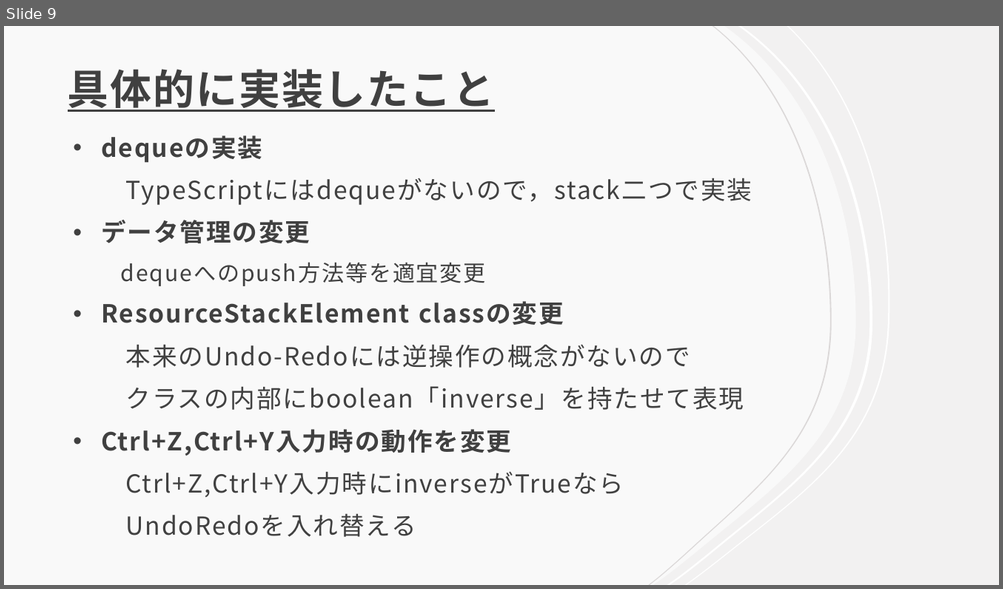
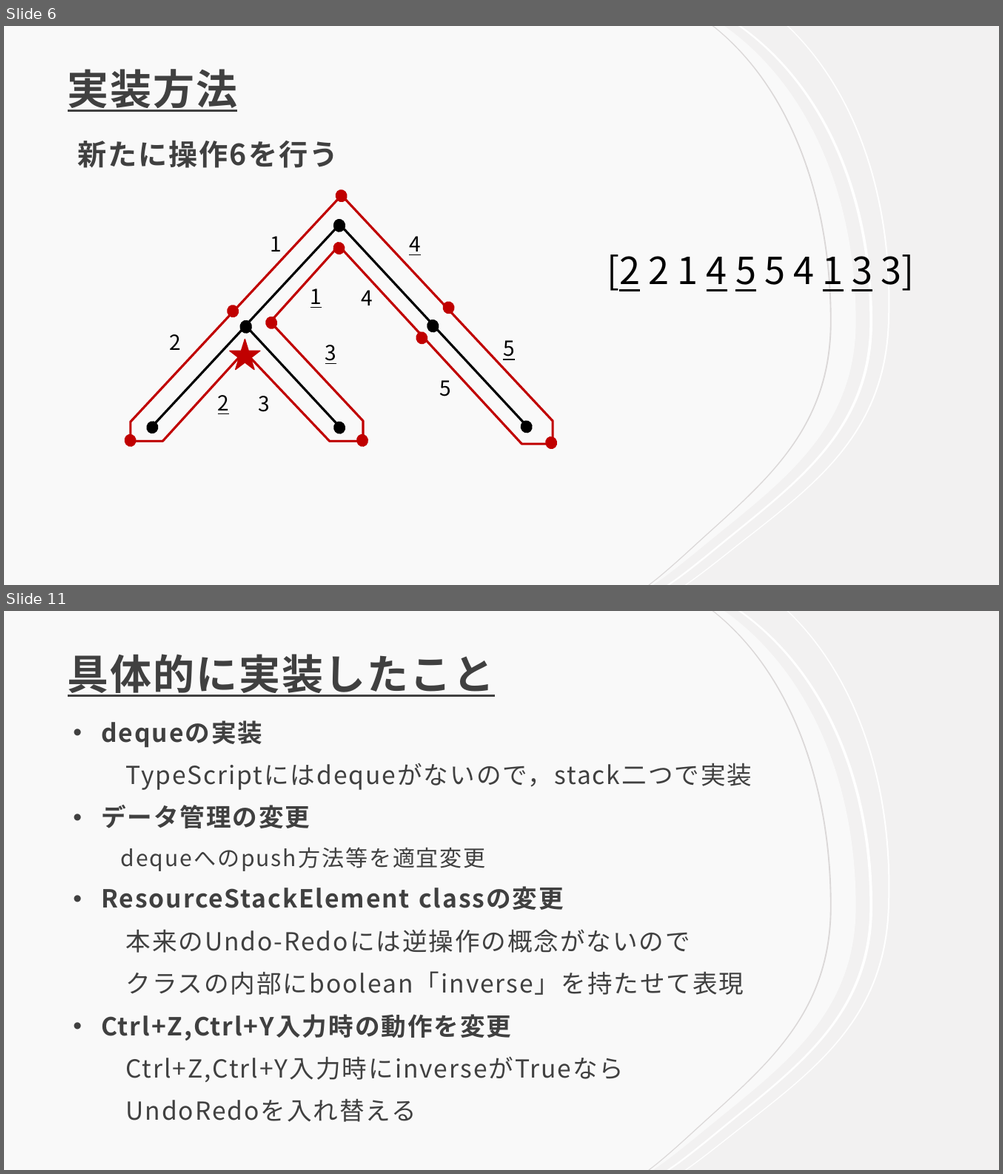
Before and after one commit to Kakeru-Miyazaki/3a_daikibo_public, a slide deck: suigyoza.pptx. Shown one above the other, each under a label of ours: slide 9 before the commit, slides 6 and 11 after it; the slides between them are not shown. The pictures are 1003x589 and 1003x1174 pixels, drawn with LibreOffice and Linux fonts; fonts in the diff are those of the drawing. Boxes give left, top, right and bottom in pixels: in the first picture for what was removed or moved away, otherwise in the second. Text is boxed around its words. In the diff, an @@ line names an element or a change of style, - is before the commit and + after.

```diff
--- a/suigyoza.pptx
+++ b/suigyoza.pptx
@@ slide 6 added at [4, 26, 999, 585], background #F2F1F1 @@
@@ group added at [4, 26, 890, 585]: 4 freeform shapes @@
@@ title added at [68, 69, 237, 112], 40 pt, text #404040, bold, underline @@
+実装方法
@@ text added at [78, 140, 338, 168], 28 pt, text #404040, bold @@
+新たに操作6を行う
@@ text added at [606, 255, 913, 292], 36 pt, text #000000 @@
+[2 2 1 4 5 5 4 1 3 3]
@@ group added at [124, 189, 558, 450]: 19 ellipses, 10 texts, 5 lines, 1 freeform shape, 1 star @@
+1
+1
+2
+3
+4
+5
+2
+4
+5
+3
@@ what was slide 9 is now slide 11 @@
```
Also in this commit, not shown: 3 slides changed, 5 other slides added, 2 slides removed, 1 other file.
